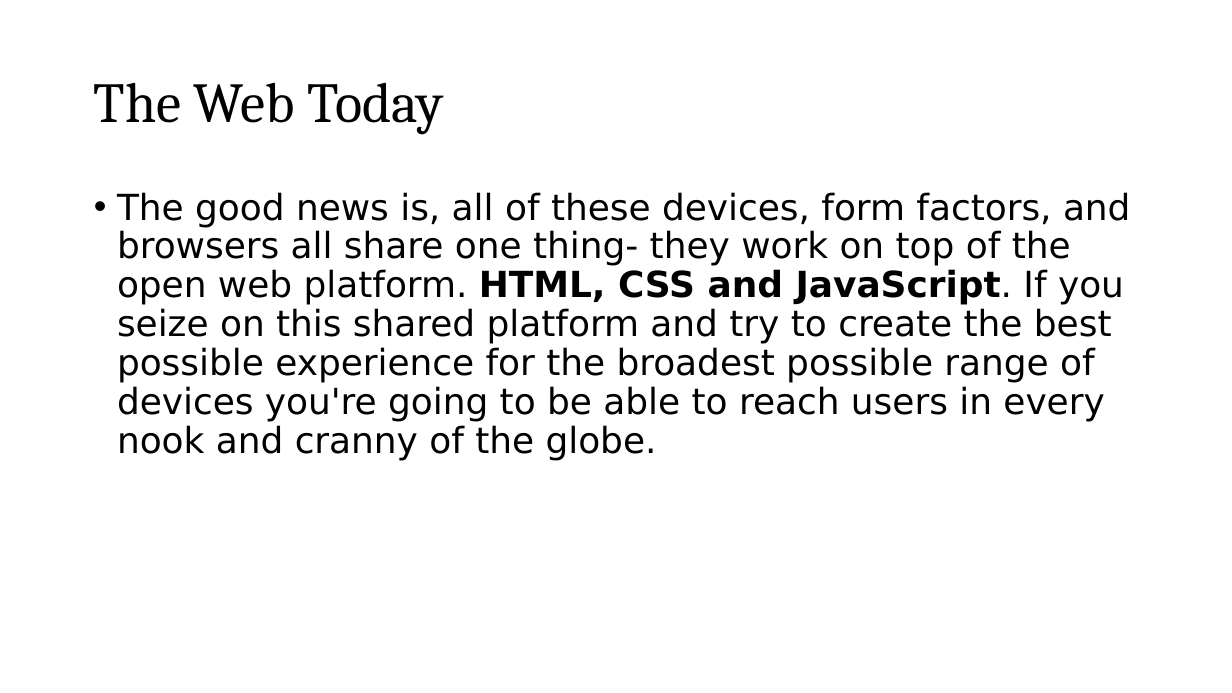
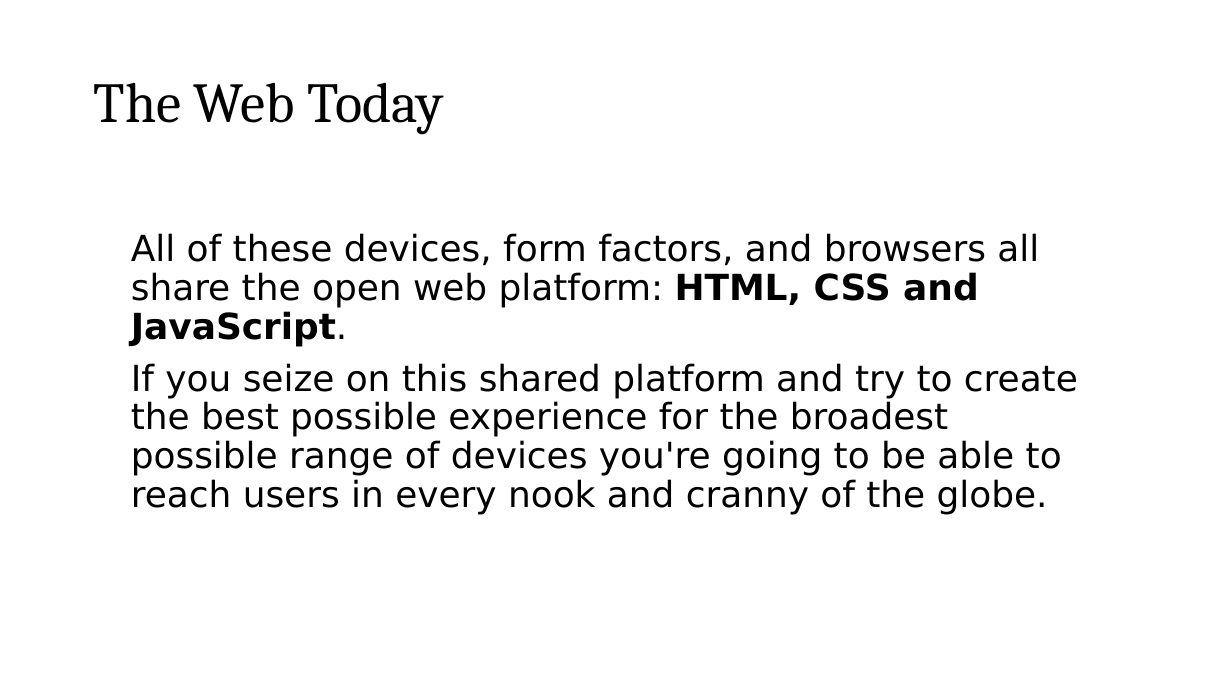
Before and after one commit to roblarsen/rob-larsen-presentations, a slide deck: slide 15 of wild-world-web.pptx (slide 13 before the commit). Drawn at 1232x693 pixels with LibreOffice and Linux fonts; fonts in the diff are those of the drawing; background and template pictures are left out. Boxes give left, top, right and bottom in pixels: in the first picture for what was removed or moved away, otherwise in the second. Text is boxed around its words. In the diff, an @@ line names an element or a change of style, - is before the commit and + after.

```diff
--- a/wild-world-web.pptx
+++ b/wild-world-web.pptx
@@ text at <box>131,233,1078,515</box>: text changed @@
-• The good news is, all of these devices, form factors, and browsers all share one thing- they work on top of the open web platform. HTML, CSS and JavaScript. If you seize on this shared platform and try to create the best possible experience for the broadest possible range of devices you're going to be able to reach users in every nook and cranny of the globe.
+All of these devices, form factors, and browsers all share the open web platform: HTML, CSS and JavaScript.
+If you seize on this shared platform and try to create the best possible experience for the broadest possible range of devices you're going to be able to reach users in every nook and cranny of the globe.
```
Also in this commit, not shown: 6 other slides changed, 4 slides added, 2 slides removed.
